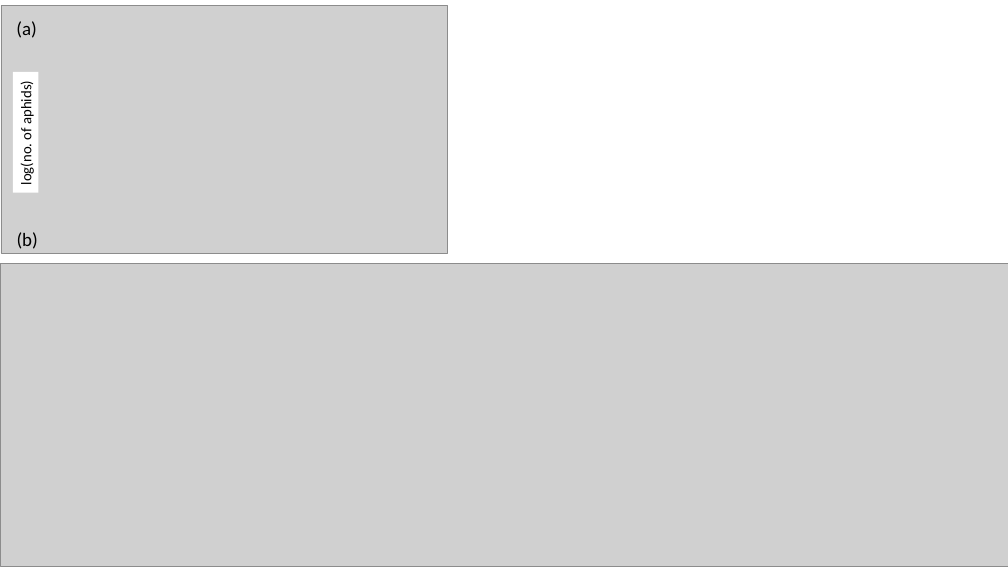
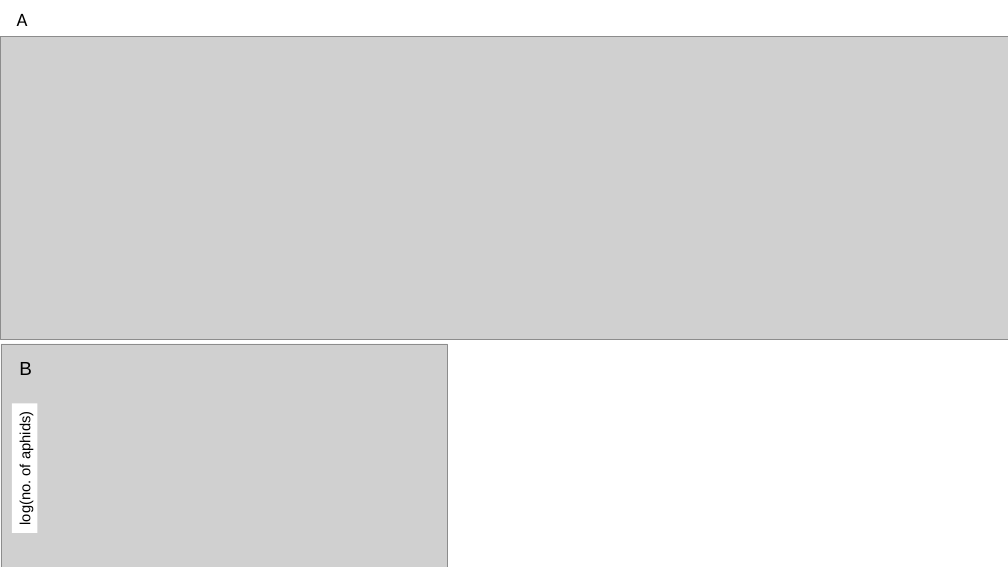
Before and after one commit to yassato/AraAphidGWAS, a slide deck: slide 3 of figures/database_snapshot.pptx. Drawn at 1008x567 pixels with LibreOffice and Linux fonts; fonts in the diff are those of the drawing; grey boxes stand for pictures. Boxes give left, top, right and bottom in pixels: in the first picture for what was removed or moved away, otherwise in the second. Text is boxed around its words. In the diff, an @@ line names an element or a change of style, - is before the commit and + after.

```diff
--- a/figures/database_snapshot.pptx
+++ b/figures/database_snapshot.pptx
@@ text at box(17, 14, 28, 26): text changed @@
-(a)
+A
@@ picture: place and size @@
-picture at box(0, 263, 1008, 566)
+picture at box(0, 36, 1008, 340)
@@ picture: place and size @@
-picture at box(1, 5, 448, 253)
+picture at box(1, 344, 448, 567)
@@ text at box(19, 362, 32, 375): text changed; font Calibri to Arial @@
-(b)
+B
@@ rectangle "log(no. of aphids)": place and size @@
-rectangle "log(no. of aphids)" at box(13, 72, 39, 193)
+rectangle "log(no. of aphids)" at box(12, 403, 37, 533)
@@ rectangle "log(no. of aphids)" at box(12, 403, 37, 533): font Calibri to Arial @@
```
Also in this commit, not shown: 2 other slides changed, 8 other files.
